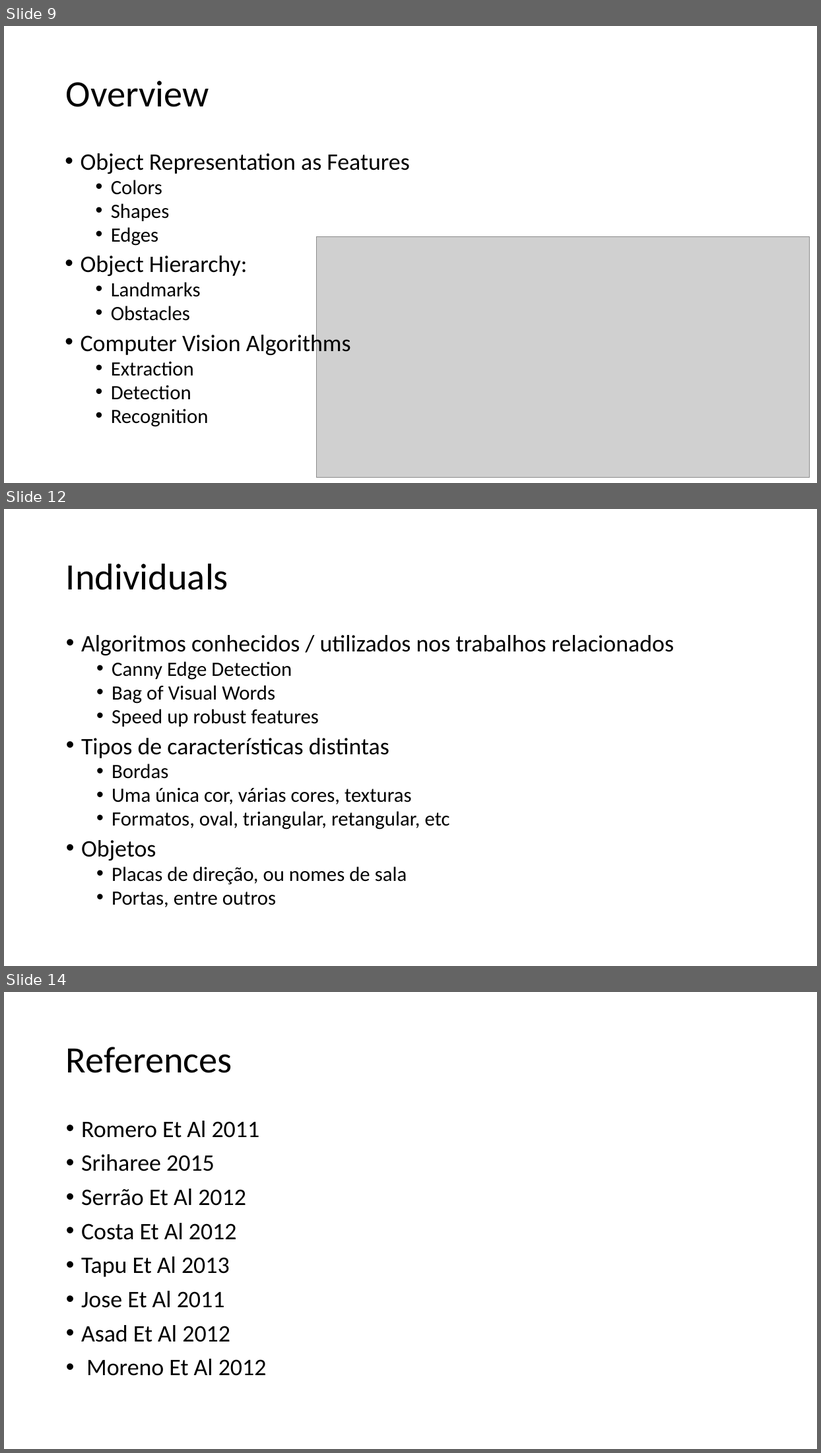
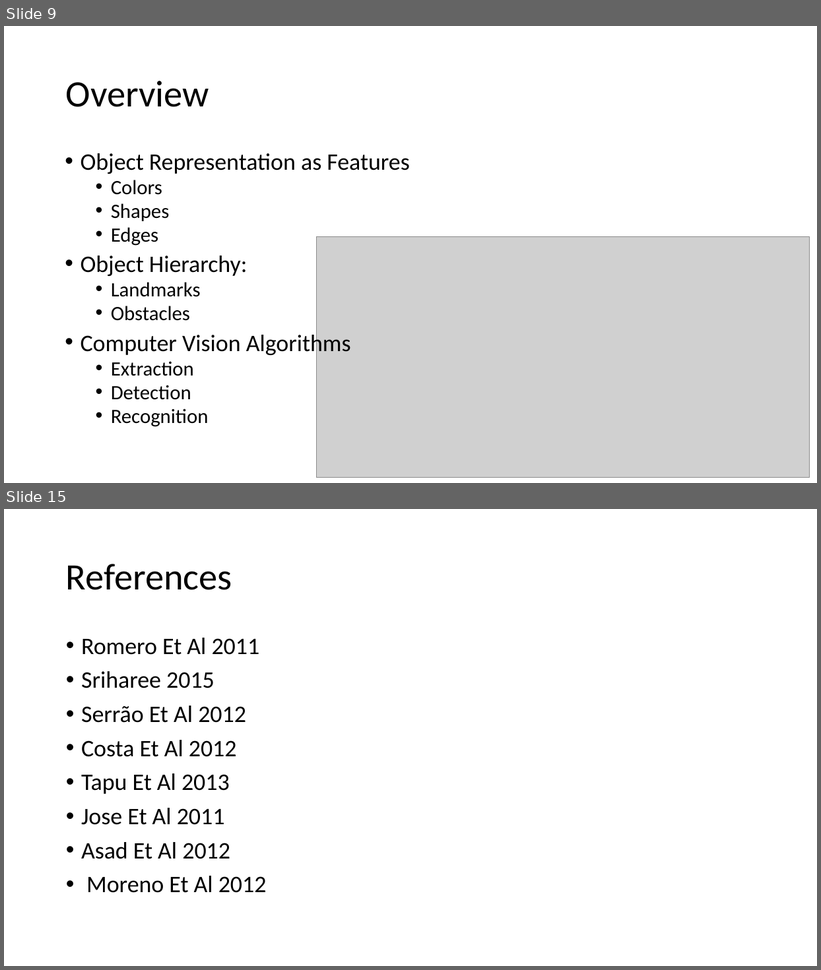
Before and after one commit to rodsnjr/vision_ontology, a slide deck: presentation.pptx. Shown one above the other, each under a label of ours: slides 9, 12 and 14 before the commit, slides 9 and 15 after it; the slides between them are not shown. The pictures are 821x1453 and 821x970 pixels, drawn with LibreOffice and Linux fonts; fonts in the diff are those of the drawing; grey boxes stand for pictures. Boxes give left, top, right and bottom in pixels: in the first picture for what was removed or moved away, otherwise in the second. Text is boxed around its words. In the diff, an @@ line names an element or a change of style, - is before the commit and + after.

```diff
--- a/presentation.pptx
+++ b/presentation.pptx
@@ slide 12 removed at bbox=[4, 509, 817, 966], background #FFFFFF @@
@@ title removed at bbox=[66, 563, 228, 590] @@
-Individuals
@@ text removed at bbox=[81, 635, 674, 908] @@
-• Algoritmos conhecidos / utilizados nos trabalhos relacionados
-  • Canny Edge Detection
-  • Bag of Visual Words
-  • Speed up robust features
-• Tipos de características distintas
-  • Bordas
-  • Uma única cor, várias cores, texturas
-  • Formatos, oval, triangular, retangular, etc
-• Objetos
-  • Placas de direção, ou nomes de sala
-  • Portas, entre outros
@@ what was slide 14 is now slide 15 @@
```
Also in this commit, not shown: 3 slides changed, 2 slides added, 4 other files.
